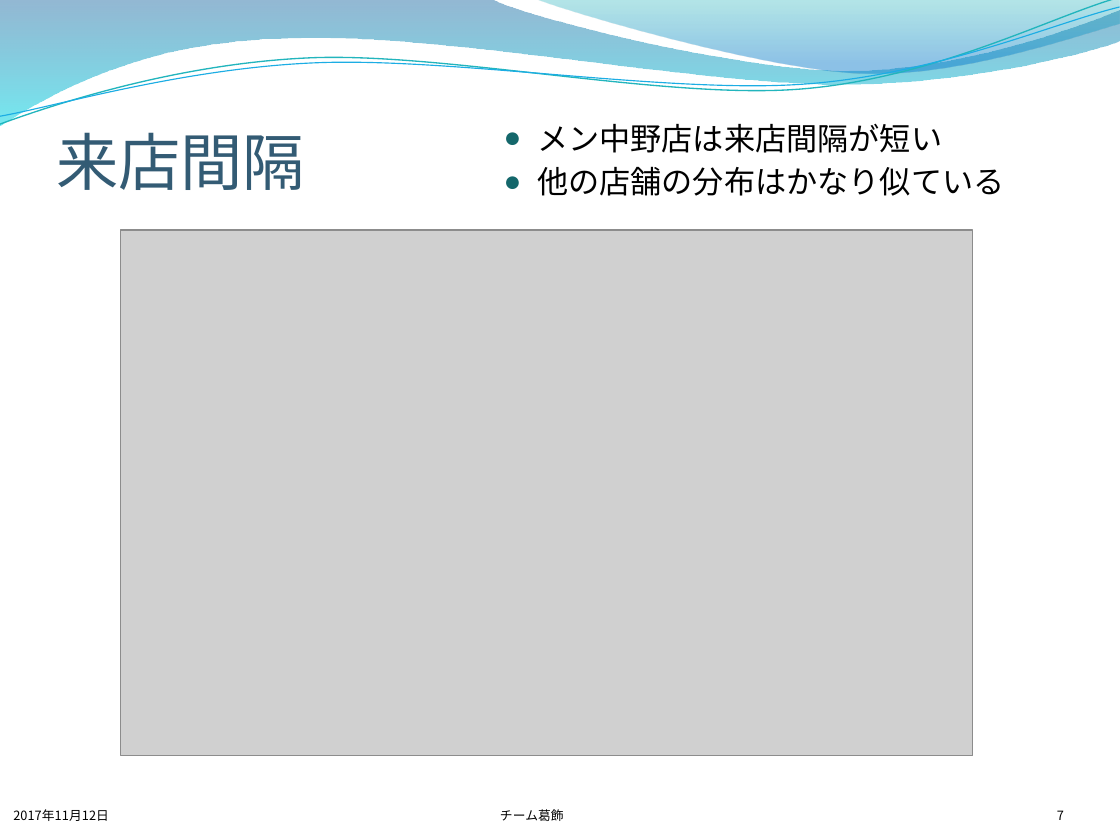
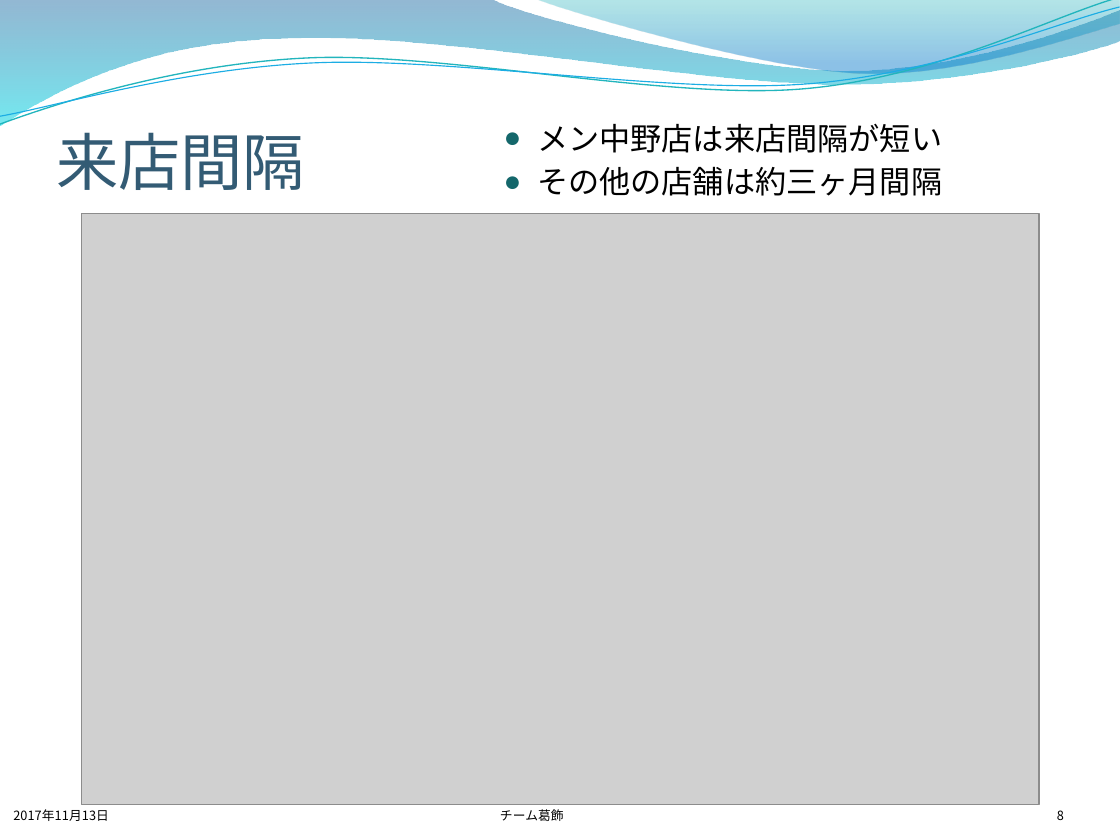
Before and after one commit to takuto0831/DataComp2017, a slide deck: slide 8 of report/中間報告改2.pptx (slide 7 before the commit). Drawn at 1120x840 pixels with LibreOffice and Linux fonts; fonts in the diff are those of the drawing; grey boxes stand for pictures; background and template pictures are left out. Boxes give left, top, right and bottom in pixels: in the first picture for what was removed or moved away, otherwise in the second. Text is boxed around its words. In the diff, an @@ line names an element or a change of style, - is before the commit and + after.

```diff
--- a/report/中間報告改2.pptx
+++ b/report/中間報告改2.pptx
@@ text at [537,166,942,196]: text changed @@
-● 他の店舗の分布はかなり似ている
+● その他の店舗は約三ヶ月間隔
@@ picture: place and size @@
-picture at [121,230,973,755]
+picture at [81,214,1038,805]
@@ text at [13,809,109,821]: text changed @@
-2017年11月12日
+2017年11月13日
@@ page number at [1057,810,1064,820]: text changed @@
-7
+8
```
Also in this commit, not shown: 12 other slides changed, 1 slide added, 1 other file.
